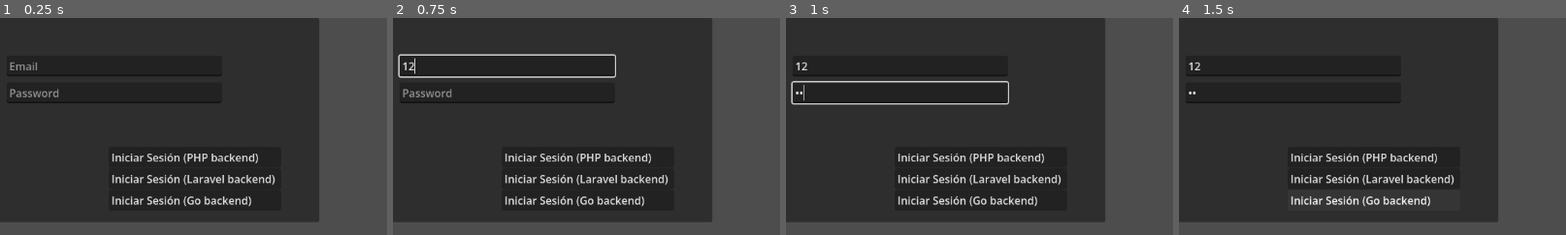
Above: before the commit, frames 1-4 (left to right).
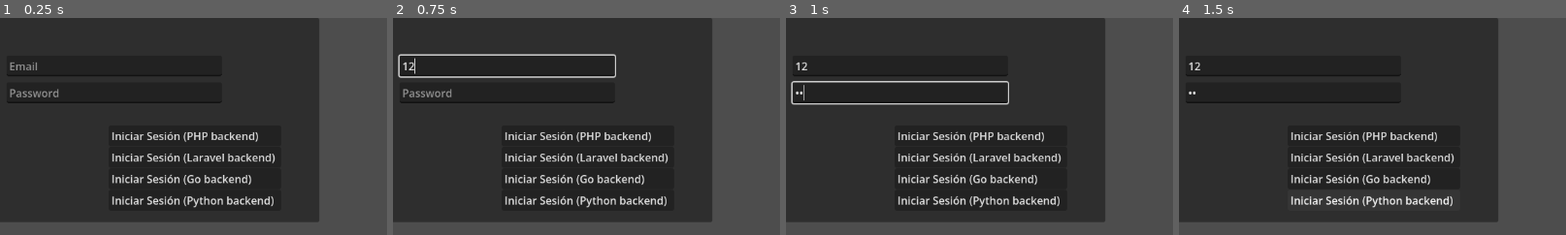
Above: after the commit, the same moments.

Repository: Janosoft/CoreDB
Game: Godot game, scene res://login.tscn
Same seed, same stepped clock (60 frames per second), same inputs: the game is played once before the commit and once after it.
Inputs (mouse positions are % of the whole screen's width and height, from its top left):
- Up to frame 1 (0.25 s): no input
- Up to frame 2 (0.75 s): click (25, 11) at 0.52 s; type "12" at 0.6 s
- Up to frame 3 (1 s): click (25, 17) at 0.75 s; type "12" at 0.83 s
- Up to frame 4 (1.5 s): click (35, 42) at 1.25 s, where only the run after the commit has a clickable "Iniciar Sesión (Python backen…"
The pictures show only the part of the screen within x 10-60%, y 0-50%; the shares and areas given below are measured in that part.

The runs differ from the first frame. In frame 1, 2.3% of the frame differs, in the area x 29-72%, y 52-88%; in frame 2, 2.3%; in frame 3, 2.3%; in frame 4, 2.3%.
Error before the commit: Invalid access to property or key 'error' on a base object of type 'Nil'. (res://login.gd:56)
Error after the commit: Invalid access to property or key 'error' on a base object of type 'Nil'. (res://login.gd:65)

Commit message:
actualizados Frontends para Python

Diff:
--- a/frontend/godot/login.gd
+++ b/frontend/godot/login.gd
@@ -45,6 +45,15 @@
 
 	http.request("http://localhost:8080/login", headers, HTTPClient.METHOD_POST, json_data)
 
+func _on_login_python_pressed() -> void:
+	var email = email_input.text
+	var password = password_input.text
+	var data = {"email": email, "password": password}
+	var json_data = JSON.stringify(data)
+	var headers = ["Content-Type: application/json"]
+
+	http.request("http://localhost:8000/login", headers, HTTPClient.METHOD_POST, json_data)
+
 func _on_request_completed(result, response_code, headers, body):
 	var response = JSON.parse_string(body.get_string_from_utf8())
 	print (response)
--- a/frontend/godot/login.tscn
+++ b/frontend/godot/login.tscn
@@ -29,28 +29,37 @@
 [node name="loginPHP" type="Button" parent="Panel" unique_id=914868828]
 layout_mode = 0
 offset_left = 280.0
-offset_top = 192.0
+offset_top = 160.0
 offset_right = 536.0
-offset_bottom = 223.0
+offset_bottom = 191.0
 text = "Iniciar Sesión (PHP backend)"
 alignment = 0
 
 [node name="loginLaravel" type="Button" parent="Panel" unique_id=1651856178]
 layout_mode = 0
 offset_left = 280.0
-offset_top = 224.0
+offset_top = 192.0
 offset_right = 536.0
-offset_bottom = 255.0
+offset_bottom = 223.0
 text = "Iniciar Sesión (Laravel backend)"
 alignment = 0
 
 [node name="loginGo" type="Button" parent="Panel" unique_id=486878079]
 layout_mode = 0
 offset_left = 280.0
+offset_top = 224.0
+offset_right = 536.0
+offset_bottom = 255.0
+text = "Iniciar Sesión (Go backend)"
+alignment = 0
+
+[node name="loginPython" type="Button" parent="Panel" unique_id=811709155]
+layout_mode = 0
+offset_left = 280.0
 offset_top = 256.0
 offset_right = 536.0
 offset_bottom = 287.0
-text = "Iniciar Sesión (Go backend)"
+text = "Iniciar Sesión (Python backend)"
 alignment = 0
 
 [node name="Dialog" type="AcceptDialog" parent="." unique_id=37847125]
@@ -58,3 +67,4 @@
 [connection signal="pressed" from="Panel/loginPHP" to="." method="_on_login_php_pressed"]
 [connection signal="pressed" from="Panel/loginLaravel" to="." method="_on_login_laravel_pressed"]
 [connection signal="pressed" from="Panel/loginGo" to="." method="_on_login_go_pressed"]
+[connection signal="pressed" from="Panel/loginPython" to="." method="_on_login_python_pressed"]
Not shown, changed: frontend/html-jq/login.html
Not shown, changed: frontend/html-jq/login.js
Not shown, changed: frontend/html-js/login.html
Not shown, changed: frontend/html-js/login.js
Not shown, changed: frontend/swft/swft.xcodeproj/project.xcworkspace/xcuserdata/alejandrolodes.xcuserdatad/UserInterfaceState.xcuserstate
Not shown, changed: frontend/swft/swft/ContentView.swift
